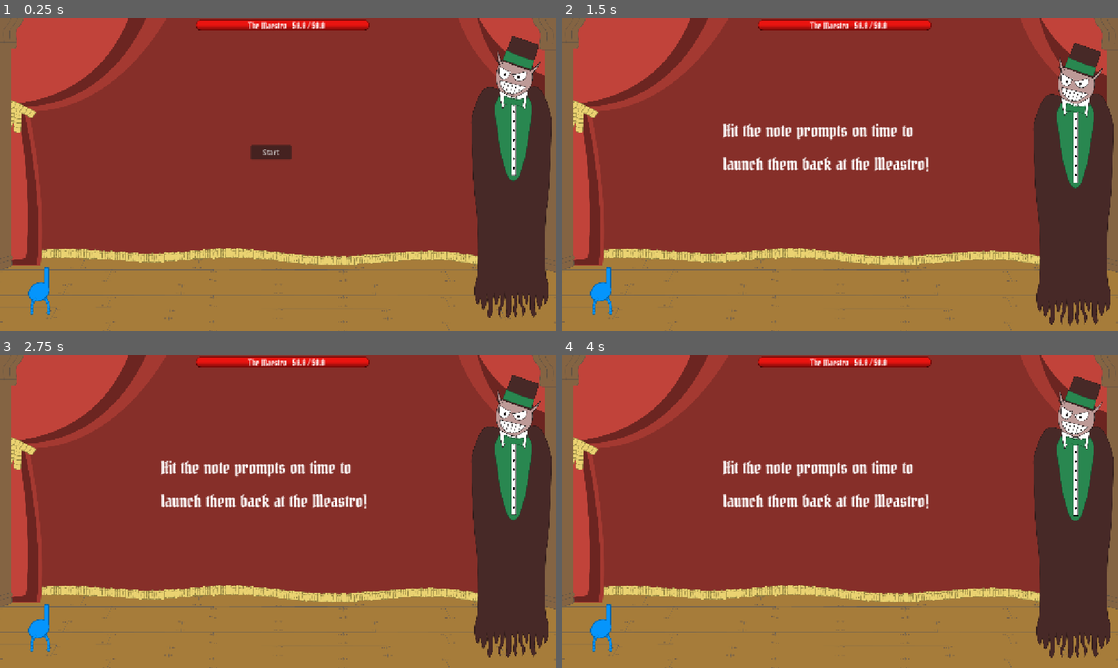
Above: before the commit, frames 1-4 (two rows, left to right).
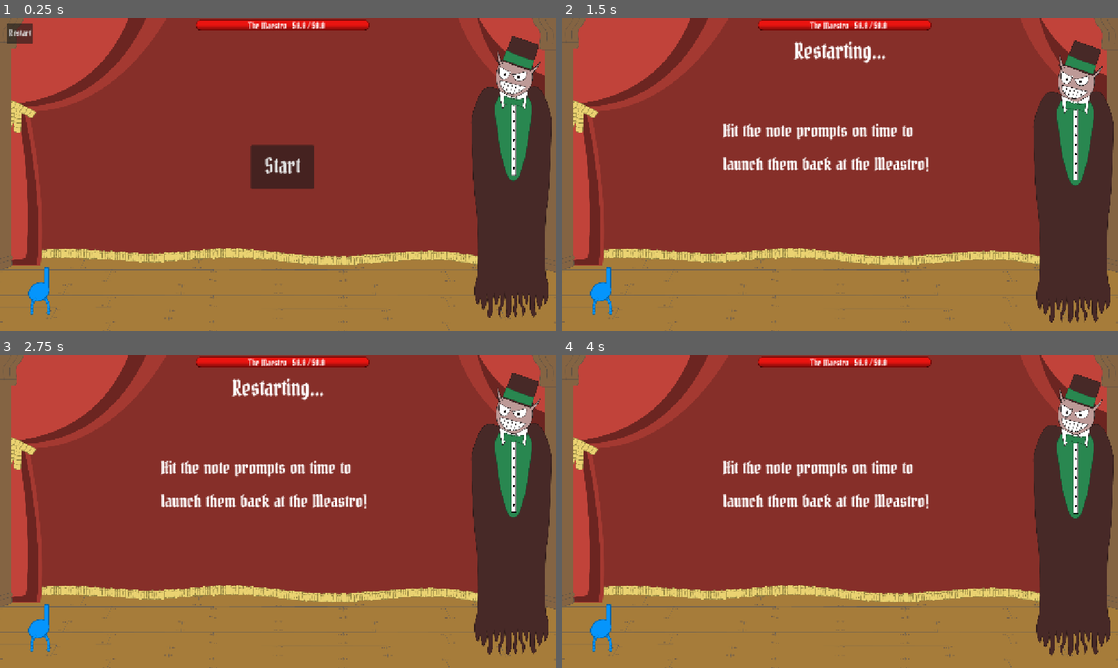
Above: after the commit, the same moments.

Repository: DevByColton/Maestro
Game: Godot game, scene res://main.tscn
Two runs of this game, one before a commit and one after it. Both use one fixed random seed, a clock stepped at 60 frames per second and the inputs below.
Inputs (mouse positions are in pixels of both pictures, inside the frame that each line leads up to):
- Up to frame 1 (0.25 s): no input
- Up to frame 2 (1.5 s): click (584, 33) at 0.5 s, where only the run after the commit has a clickable "Restart"; click "Start" at 1.25 s
- Up to frame 3 (2.75 s): tap E (e_hit_note) at 2.1 s
- Up to frame 4 (4 s): tap Q (q_hit_note) at 2.85 s; tap R (r_hit_note) at 3.6 s

The runs differ from the first frame. In frame 1, 1.6% of the frame differs, in the area x 1-57%, y 1-55%; in frame 2, 1.5%; in frame 3, 1.5%; in frame 4, 1.0%.

Commit message:
Added loop and restart button

Diff:
--- a/main.gd
+++ b/main.gd
@@ -6,7 +6,9 @@
 @export var dotted_half_note_scene: PackedScene
 @export var whole_note_scene: PackedScene
 @export var note_spawns: Array[NoteSpawn] = []
+
 var note_timers: Array[Timer] = []
+var note_scenes: Array[Node2D] = []
 
 signal start_game
 
@@ -87,6 +89,33 @@
 	pass
 
 
+func game_over() -> void:
+	reset_scenes()
+	await get_tree().create_timer(3.0).timeout
+	$YouLoseLabel.hide()
+	$YouWinLabel.hide()
+	$RestartingLabel.hide()
+	$StartButton.show()
+
+
+func reset_scenes() -> void:
+	$RestartButton.hide()
+	stop_or_play_song()
+	$Player.reset()
+	$Boss.reset()
+	$UI.reset()
+
+	for timer in note_timers:
+		if timer != null && !timer.is_queued_for_deletion():
+			timer.queue_free()
+	note_timers.clear()
+
+	for note_scene in note_scenes:
+		if note_scene != null && !note_scene.is_queued_for_deletion():
+			note_scene.queue_free()
+	note_scenes.clear()
+
+
 func stop_or_play_song() -> void:
 	if $GameplaySong.playing:
 		$GameplaySong.stop()
@@ -149,46 +178,46 @@
 func on_quarter_note_q_timeout(timer: Timer) -> void:
 	# print("Spawning new quarter note q")
 	var qnq = quarter_note_q_scene.instantiate()
+	note_scenes.push_back(qnq)
 	qnq.quarter_note_q_hit.connect(on_note_hit)
 	add_child(qnq)
 	timer.queue_free()
-	note_timers.remove_at(note_timers.find(timer))
 
 
 func on_quarter_note_w_timeout(timer: Timer) -> void:
 	# print("Spawning new quarter note w")
 	var qnw = quarter_note_w_scene.instantiate()
+	note_scenes.push_back(qnw)
 	qnw.quarter_note_w_hit.connect(on_note_hit)
 	add_child(qnw)
 	timer.queue_free()
-	note_timers.remove_at(note_timers.find(timer))
 
 
 func on_half_note_timeout(timer: Timer) -> void:
 	# print("spawning new half note")
 	var hns = half_note_scene.instantiate()
+	note_scenes.push_back(hns)
 	hns.half_note_hit.connect(on_note_hit)
 	add_child(hns)
 	timer.queue_free()
-	note_timers.remove_at(note_timers.find(timer))
 
 
 func on_dotted_half_note_timeout(timer: Timer) -> void:
 	# print("spawning new dotted half note")
 	var dhns = dotted_half_note_scene.instantiate()
+	note_scenes.push_back(dhns)
 	dhns.dotted_half_note_hit.connect(on_note_hit)
 	add_child(dhns)
 	timer.queue_free()
-	note_timers.remove_at(note_timers.find(timer))
 
 
 func on_whole_note_timeout(timer: Timer) -> void:
 	# print("spawning new whole note")
 	var wns = whole_note_scene.instantiate()
+	note_scenes.push_back(wns)
 	wns.whole_note_hit.connect(on_note_hit)
 	add_child(wns)
 	timer.queue_free()
-	note_timers.remove_at(note_timers.find(timer))
 
 
 func on_note_hit(projectile: Node) -> void:
@@ -218,29 +247,13 @@
 	$ControlsLabel.hide()
 	$GameplaySong.play()
 	start_spawn_note_timers()
+	$RestartButton.show()
 	$Boss.can_boss_move_horizontal = true
 	$Player.can_player_move = true
 
 
-func game_over() -> void:
-	note_spawns.clear()
-	stop_or_play_song()
+func _on_boss_on_boss_hit_player() -> void:
 	$YouLoseLabel.show()
-	$Player.reset()
-	$Boss.reset()
-	$UI.reset()
-
-	for timer in note_timers:
-		timer.queue_free()
-	note_timers.clear()
-
-	await get_tree().create_timer(5.0).timeout
-	$YouLoseLabel.hide()
-	$YouWinLabel.hide()
-	$StartButton.show()
-
-
-func _on_boss_on_boss_hit_player() -> void:
 	game_over()
 
 
@@ -248,3 +261,13 @@
 	$StartButton.hide()
 	$GameplayLabel.show()
 	$HideGameplayMessageLabelTimer.start()
+
+
+func _on_restart_button_pressed() -> void:
+	$RestartButton.hide()
+	$RestartingLabel.show()
+	reset_scenes()
+	await get_tree().create_timer(3.0).timeout
+	$RestartingLabel.hide()
+	$GameplayLabel.show()
+	$HideGameplayMessageLabelTimer.start()
--- a/main.tscn
+++ b/main.tscn
@@ -41,11 +41,22 @@
 
 [node name="UI" parent="." instance=ExtResource("12_cvdgj")]
 
+[node name="RestartButton" type="Button" parent="."]
+offset_left = 15.0
+offset_top = 12.0
+offset_right = 75.0
+offset_bottom = 57.0
+theme_override_fonts/font = ExtResource("13_t0f8w")
+theme_override_font_sizes/font_size = 20
+text = "Restart"
+
 [node name="StartButton" type="Button" parent="."]
 offset_left = 577.0
 offset_top = 292.0
-offset_right = 670.0
-offset_bottom = 325.0
+offset_right = 722.0
+offset_bottom = 392.0
+theme_override_fonts/font = ExtResource("13_t0f8w")
+theme_override_font_sizes/font_size = 50
 text = "Start"
 
 [node name="GameplayLabel" type="Label" parent="."]
@@ -102,8 +113,19 @@
 theme_override_font_sizes/font_size = 50
 text = "You Win!"
 
+[node name="RestartingLabel" type="Label" parent="."]
+visible = false
+offset_left = 534.0
+offset_top = 32.0
+offset_right = 746.0
+offset_bottom = 124.0
+theme_override_fonts/font = ExtResource("13_t0f8w")
+theme_override_font_sizes/font_size = 50
+text = "Restarting..."
+
 [connection signal="on_boss_hit" from="Boss" to="." method="_on_boss_on_boss_hit"]
 [connection signal="on_boss_hit_player" from="Boss" to="." method="_on_boss_on_boss_hit_player"]
+[connection signal="pressed" from="RestartButton" to="." method="_on_restart_button_pressed"]
 [connection signal="pressed" from="StartButton" to="." method="_on_start_button_pressed"]
 [connection signal="timeout" from="HideControlsLabelTimer" to="." method="_on_hide_controls_label_timeout"]
 [connection signal="timeout" from="HideGameplayMessageLabelTimer" to="." method="_on_hide_gameplay_message_label_timeout"]
Not shown, added: export_presets.cfg
